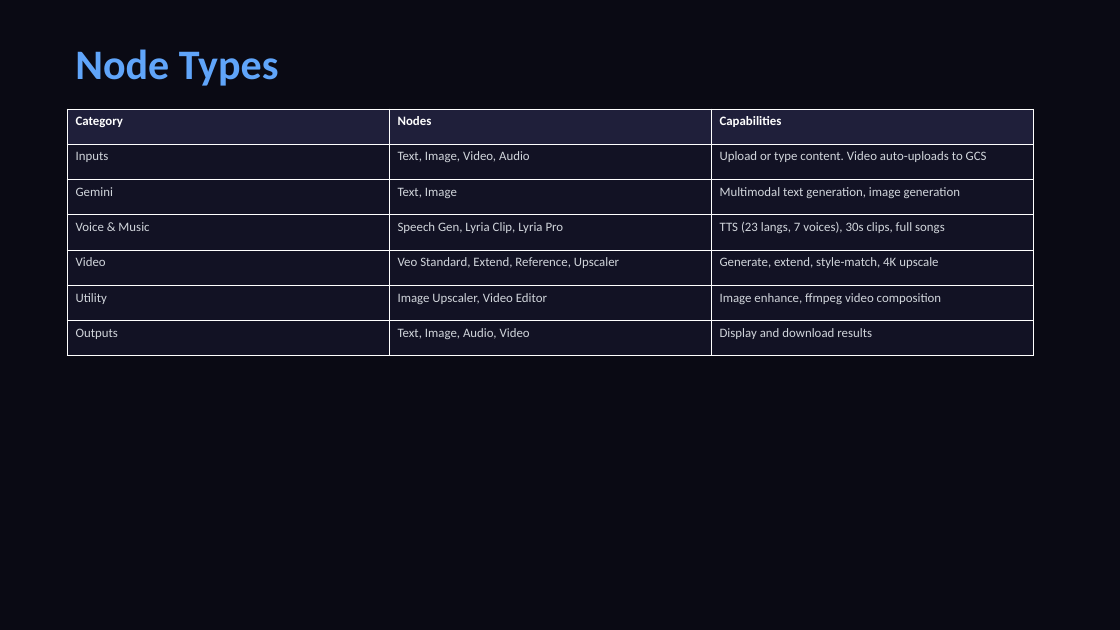
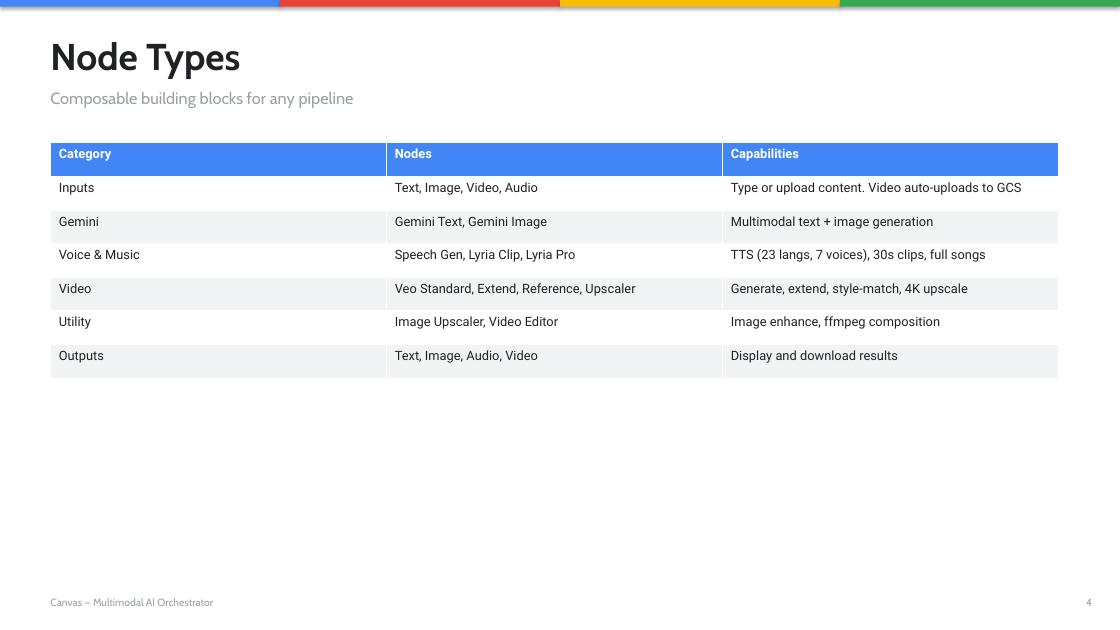
Before and after one commit to gauravz7/canvas, a slide deck: slide 4 of docs/Canvas_Product_Deck.pptx. Drawn at 1120x630 pixels with LibreOffice and Linux fonts; fonts in the diff are those of the drawing. Boxes give left, top, right and bottom in pixels: in the first picture for what was removed or moved away, otherwise in the second. Text is boxed around its words. In the diff, an @@ line names an element or a change of style, - is before the commit and + after.

```diff
--- a/docs/Canvas_Product_Deck.pptx
+++ b/docs/Canvas_Product_Deck.pptx
@@ background #0A0A14 to #FFFFFF @@
@@ rectangle added at [0, 0, 280, 7], fill #4285F4 @@
@@ rectangle added at [280, 0, 560, 7], fill #EA4335 @@
@@ rectangle added at [560, 0, 840, 7], fill #FBBC04 @@
@@ rectangle added at [840, 0, 1120, 7], fill #34A853 @@
@@ text "Node Types": place and size @@
-text "Node Types" at [75, 49, 279, 86]
+text "Node Types" at [50, 42, 240, 79]
@@ text "Node Types" at [50, 42, 240, 79]: size 36 to 32 pt, font Calibri to Cabin, text colour #60A5FA to #202124 @@
@@ text added at [50, 92, 354, 108], 14 pt, text #9AA0A6 @@
+Composable building blocks for any pipeline
@@ table at [50, 143, 1059, 378] @@
-row 2, column 3: Upload or type content. Video auto-uploads to GCS
+row 2, column 3: Type or upload content. Video auto-uploads to GCS
-row 3, column 2: Text, Image
+row 3, column 2: Gemini Text, Gemini Image
-row 3, column 3: Multimodal text generation, image generation
+row 3, column 3: Multimodal text + image generation
-row 6, column 3: Image enhance, ffmpeg video composition
+row 6, column 3: Image enhance, ffmpeg composition
@@ fill #1F1F3A to #4285F4 in row 1 @@
@@ fill #121224 to #FFFFFF in 9 cells @@
@@ fill #121224 to #F1F3F4 in 9 cells @@
@@ font Calibri to Roboto in "Category", "Nodes", "Capabilities", "Inputs" and 13 more places @@
@@ text colour #D1D5DB to #202124 in "Inputs", "Text, Image, Video, Audio", "Gemini", "Voice & Music" and 10 more places @@
@@ table: place and size @@
-table at [67, 109, 1033, 356]
+table at [50, 143, 1059, 378]
@@ text added at [50, 598, 213, 606], 9 pt, text #9AA0A6 @@
+Canvas — Multimodal AI Orchestrator
@@ text added at [1086, 599, 1092, 606], 9 pt, text #9AA0A6 @@
+4
```
Also in this commit, not shown: 11 other slides changed, 6 slides added, 2 slides removed.
